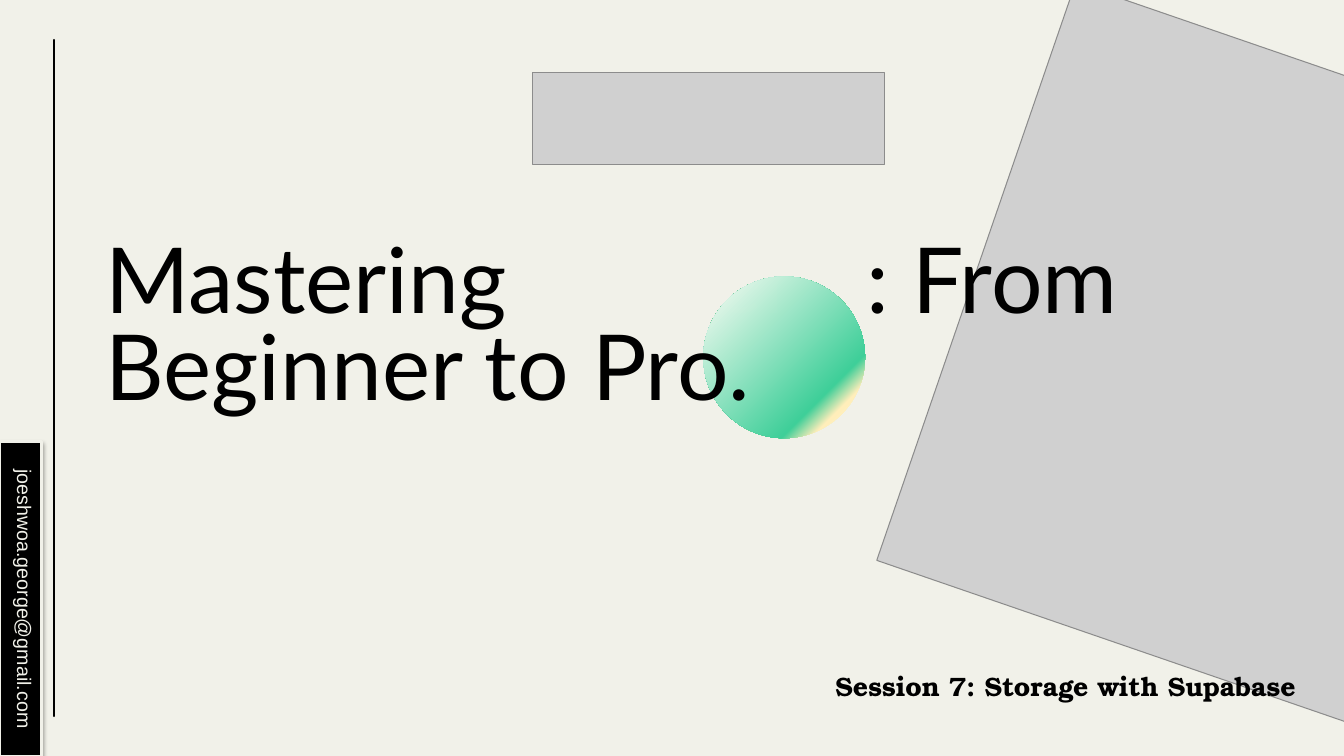
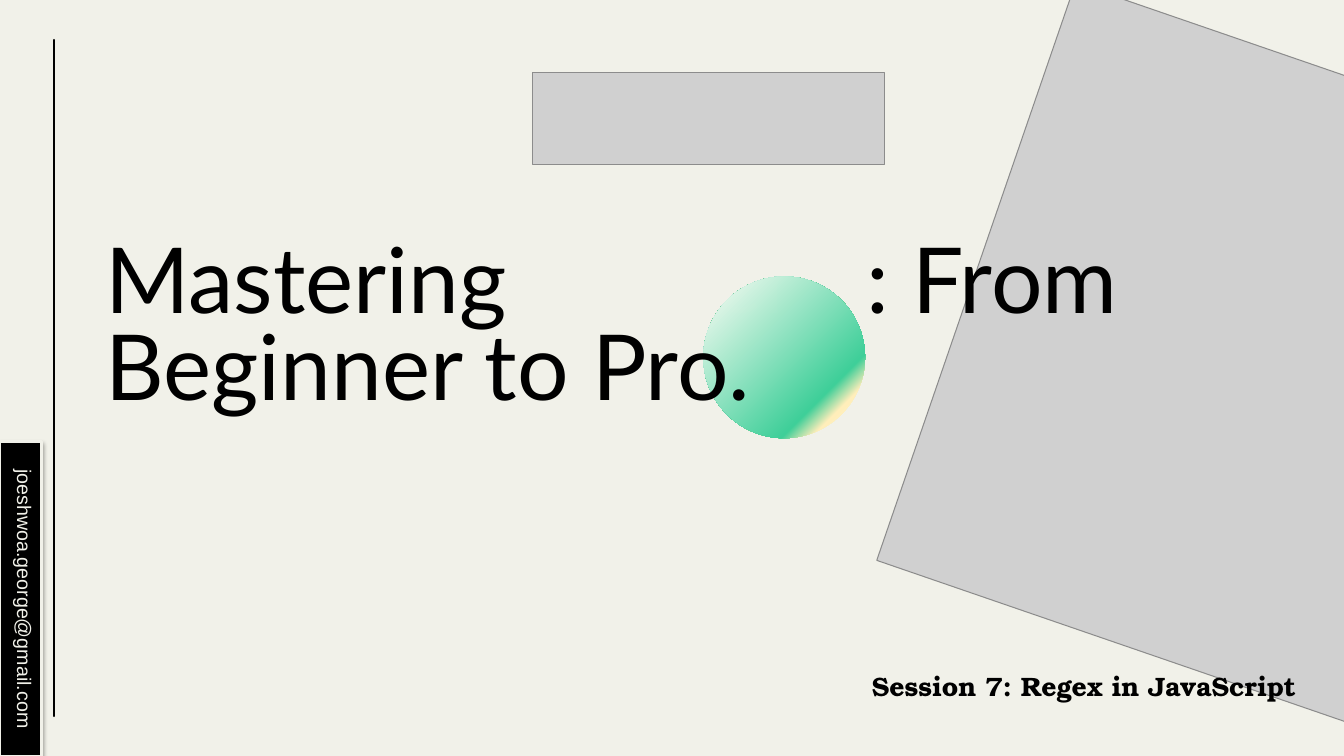
Before and after one commit to joeshwoa/Supabase_course_content, a slide deck: slide 1 of Mastering Supabase Session7.pptx. Drawn at 1344x756 pixels with LibreOffice and Linux fonts; fonts in the diff are those of the drawing; grey boxes stand for pictures. Boxes give left, top, right and bottom in pixels: in the first picture for what was removed or moved away, otherwise in the second. Text is boxed around its words. In the diff, an @@ line names an element or a change of style, - is before the commit and + after.

```diff
--- a/Mastering Supabase Session7.pptx
+++ b/Mastering Supabase Session7.pptx
@@ subtitle at box(872, 668, 1295, 703): text changed @@
-Session 7: Storage with Supabase
+Session 7: Regex in JavaScript
```
Also in this commit, not shown: 11 other slides changed, 9 slides added, 13 slides removed, 12 other files.
